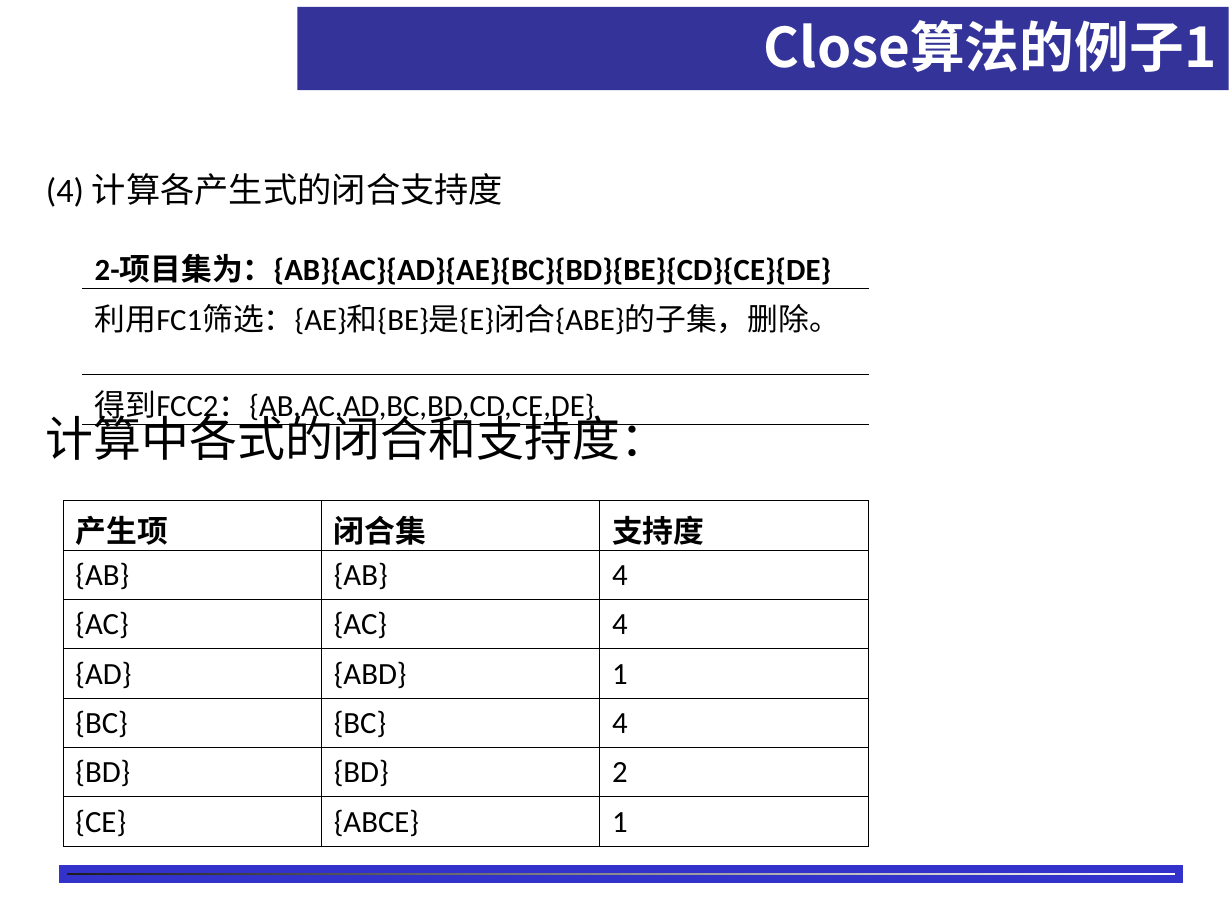
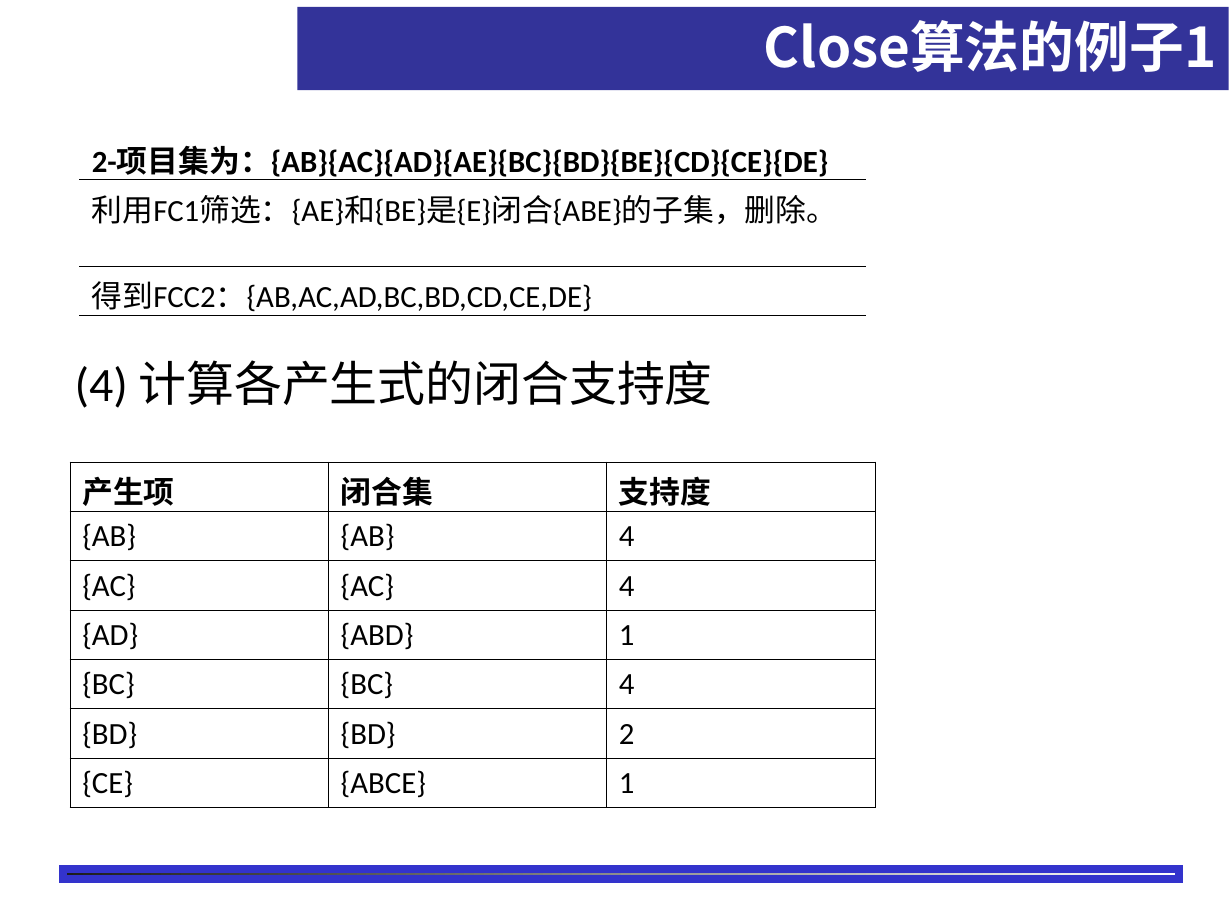
Before and after one commit to shfkuang/shfkuang.github.io, a slide deck: slide 17 of dm/ch3.2.ppt (slide 18 before the commit). Drawn at 1232x924 pixels with LibreOffice and Linux fonts; fonts in the diff are those of the drawing; background and template pictures are left out. Boxes give left, top, right and bottom in pixels: in the first picture for what was removed or moved away, otherwise in the second. Text is boxed around its words. In the diff, an @@ line names an element or a change of style, - is before the commit and + after.

```diff
--- a/dm/ch3.2.ppt
+++ b/dm/ch3.2.ppt
@@ table: place and size @@
-table at (83, 239, 869, 429)
+table at (80, 131, 866, 320)
@@ text "(4) 计算各产生式的闭合支持度": place and size @@
-text "(4) 计算各产生式的闭合支持度" at (46, 173, 668, 460)
+text "(4) 计算各产生式的闭合支持度" at (75, 360, 713, 408)
@@ text "(4) 计算各产生式的闭合支持度" at (75, 360, 713, 408): size 20 to 28 pt @@
@@ text at (46, 407, 668, 460): paragraph removed @@
-计算中各式的闭合和支持度：
@@ table: place and size @@
-table at (63, 500, 869, 845)
+table at (70, 462, 876, 807)
```
Also in this commit, not shown: 3 other slides changed, 2 slides added, 2 slides removed, 2 other files.
